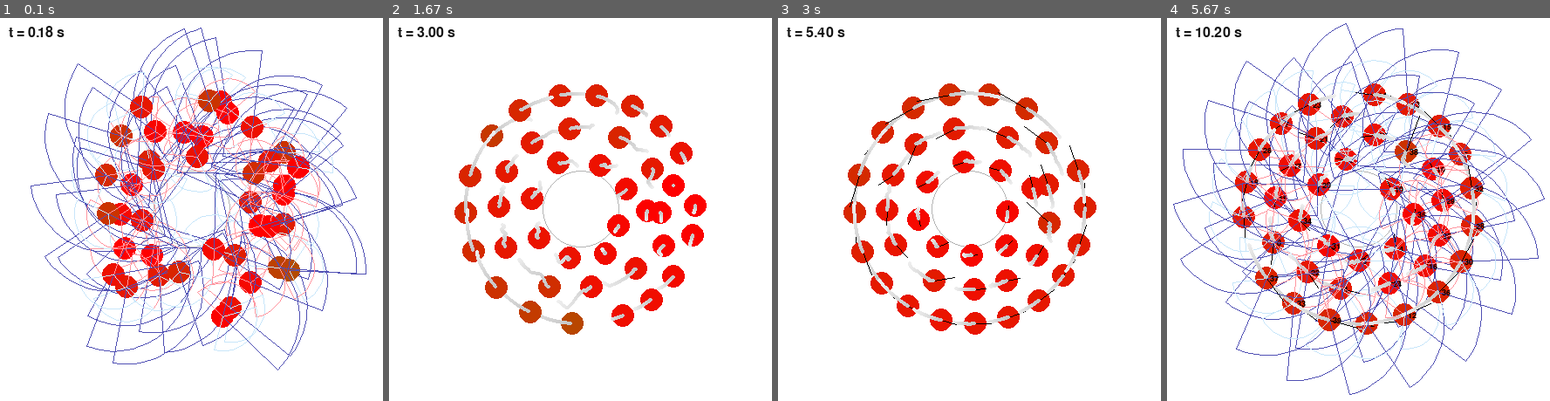
Above: before the commit, frames 1-4 (left to right).
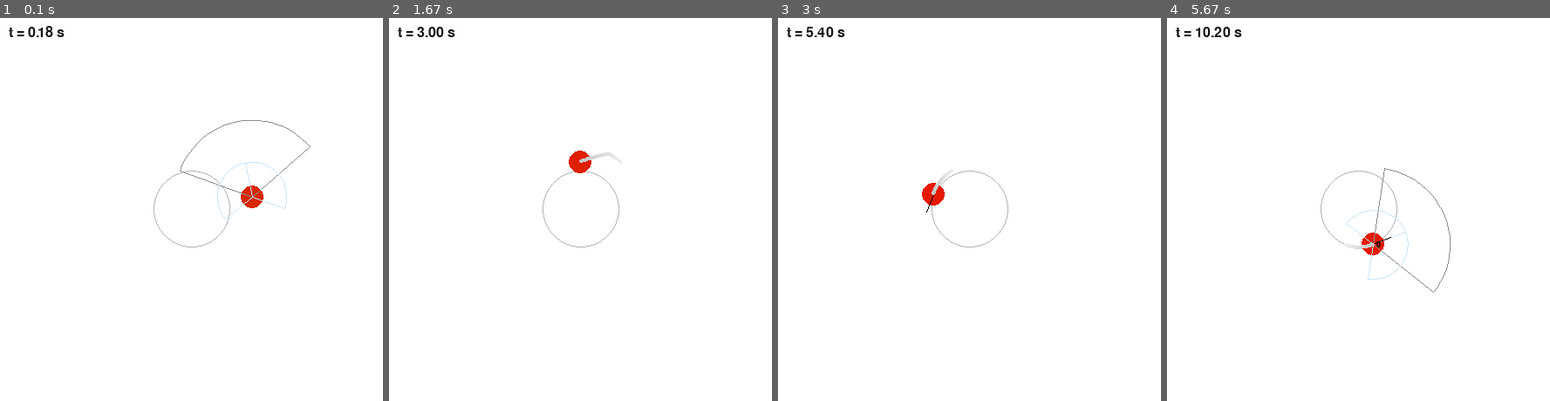
Above: after the commit, the same moments.

Repository: lliu12/crowd_flow
Game: pygame game, started from examples/run_circle_flow.py
The game is run twice, just before and just after one commit, with the same random seed, the same clock (stepped at 60 frames per second) and the same inputs.
Inputs:
- Up to frame 1 (0.1 s): no input
- Up to frame 2 (1.67 s): tap T at 0.33 s; tap C at 0.67 s
- Up to frame 3 (3 s): tap V at 2 s
- Up to frame 4 (5.67 s): tap I at 3.33 s; tap C at 4.67 s

The runs differ from the first frame. In frame 1, 18% of the frame differs, in the area x 7-96%, y 2-93%; in frame 2, 12%; in frame 3, 12%; in frame 4, 19%, in the area x 1-99%, y 1-99%.

Commit message:
match traffic logic to experiments

Diff:
--- a/crowd_sim/agents.py
+++ b/crowd_sim/agents.py
@@ -1,6 +1,7 @@
 # agents.py
 from collections import deque
 from dataclasses import dataclass, field
+import math
 from typing import Deque, Tuple, Optional
 
 
@@ -17,8 +18,7 @@
     vx: float
     vy: float
     desired_speed: float
-    dir_x: float  # direction unit vector x-component
-    dir_y: float  # direction unit vector y-component
+    heading: float  # radians CCW from +x
     orbit_cx: float = 0.0
     orbit_cy: float = 0.0
     orbit_radius: float = 0.0
@@ -39,5 +39,8 @@
     def velocity(self) -> Tuple[float, float]:
         return self.vx, self.vy
 
+    def direction(self) -> Tuple[float, float]:
+        return math.cos(self.heading), math.sin(self.heading)
+
     def speed(self) -> float:
         return (self.vx ** 2 + self.vy ** 2) ** 0.5
--- a/crowd_sim/behaviors.py
+++ b/crowd_sim/behaviors.py
@@ -1,10 +1,17 @@
 # behaviors.py
 
 import math
-from typing import List, Dict
+import numpy as np
+from typing import Dict, List, Optional, Tuple
 from .agents import Agent
 from .circle_traffic_agent import CircleTrafficAgent
-from typing import Optional, Tuple
+
+
+def heading_to_direction(heading: float) -> Tuple[float, float]:
+    return math.cos(heading), math.sin(heading)
+
+def direction_to_heading(vx: float, vy: float) -> float:
+    return math.atan2(vy, vx)
 
 
 def displacement_with_periodic(agent, nb,
@@ -31,14 +38,28 @@
     return dx, dy
 
 
-def is_neighbor_in_custom_cone(agent,
-                               nb,
-                               params: Dict,
-                               dir_x: float,
-                               dir_y: float,
-                               range_m: float,
-                               half_angle: float) -> Tuple[bool, Optional[float], float, float]:
-    """Check if nb is within a cone with explicit direction, range, and half-angle."""
+def is_neighbor_in_cone(agent,
+                        nb,
+                        params: Dict,
+                        heading: float,
+                        range_m: float,
+                        half_angle: float) -> Tuple[bool, Optional[float], float, float]:
+    """
+    Check whether nb lies within a symmetric sensing cone around heading.
+
+    Inputs:
+      - agent, nb: objects with x,y positions.
+      - params: may contain Lx, Ly, periodic_x, periodic_y for periodic boundaries.
+      - heading: agent heading in radians.
+      - range_m: maximum sensing distance.
+      - half_angle: half of the cone angle (radians) about heading.
+
+    Returns:
+      (in_cone, distance, dx, dy) where:
+        - in_cone: True if nb is inside the cone and within range, else False.
+        - distance: euclidean distance to nb (None if not in cone or at zero distance).
+        - dx, dy: displacement from agent to nb after applying periodic wrapping.
+    """
     Lx = params.get("Lx", None)
     Ly = params.get("Ly", None)
     periodic_x = params.get("periodic_x", False)
@@ -50,6 +71,7 @@
     if dist == 0.0 or dist > range_m:
         return False, None, dx, dy
 
+    dir_x, dir_y = heading_to_direction(heading)
     dot = dir_x * dx + dir_y * dy
     cos_angle = dot / dist
 
@@ -62,44 +84,21 @@
     return True, dist, dx, dy
 
 
-
-def is_neighbor_in_vision_cone(agent,
-                               nb,
-                               params: Dict,
-                               dir_x: float,
-                               dir_y: float) -> Tuple[bool, Optional[float]]:
-    """
-    Check if nb is within agent's vision cone.
-    Returns (in_cone, distance). Distance is None if not in cone.
-    """
-    R = params.get("sensing_radius", 3.0)
-    theta = params.get("sensing_half_angle", math.radians(60.0))
-    in_cone, dist, _, _ = is_neighbor_in_custom_cone(agent, nb, params, dir_x, dir_y, R, theta)
-    return in_cone, dist
-
-def circular_ccw_direction(agent: Agent, params: Dict) -> Tuple[float, float]:
-    """Return the unit tangent direction for counterclockwise motion."""
-    cx = getattr(agent, "orbit_cx", params.get("circle_center_x", 0.0))
-    cy = getattr(agent, "orbit_cy", params.get("circle_center_y", 0.0))
-
-    rx = agent.x - cx
-    ry = agent.y - cy
-    r = math.hypot(rx, ry)
-    if r == 0.0:
-        return 1.0, 0.0
-
-    return -ry / r, rx / r
-
+def circular_ccw_heading(agent: Agent, params: Dict) -> float:
+    """Return the tangent heading for counterclockwise motion."""
+    cx = agent.orbit_cx
+    cy = agent.orbit_cy
+    return math.atan2(agent.y - cy, agent.x - cx) + math.pi / 2.0
 
 
 def radial_restoring_velocity(agent: Agent, params: Dict) -> Tuple[float, float]:
     """Return a weak radial correction that keeps agents near the target orbit."""
-    cx = getattr(agent, "orbit_cx", params.get("circle_center_x", 0.0))
-    cy = getattr(agent, "orbit_cy", params.get("circle_center_y", 0.0))
-    target_r = getattr(agent, "target_radius", 0.0)
+    cx = agent.orbit_cx
+    cy = agent.orbit_cy
+    target_r = agent.target_radius
     if target_r == 0.0:
         target_r = getattr(agent, "orbit_radius", params.get("orbit_radius", 0.0))
-    k_r = params.get("radial_gain", 0.0)
+    k_r = params.get("radial_gain")
 
     rx = agent.x - cx
     ry = agent.y - cy
@@ -113,24 +112,29 @@
     return k_r * err * ux, k_r * err * uy
 
 
-def rotate_vector(x: float, y: float, angle: float) -> Tuple[float, float]:
-    c = math.cos(angle)
-    s = math.sin(angle)
-    return c * x - s * y, s * x + c * y
-
-
-
 def circular_orbit_behavior(agent: Agent,
                             neighbors: List,
                             params: Dict) -> None:
-    d_stop = params.get("d_stop", 0.15)
-    d_slow = params.get("d_slow", 0.4)
-
-    dir_x, dir_y = circular_ccw_direction(agent, params)
+    d_stop = params.get("d_stop")
+    d_slow = params.get("d_slow")
+
+    # heading = agent.heading
+    heading = circular_ccw_heading(agent, params)
+    dir_x, dir_y = heading_to_direction(heading)
+
+    vision_range = params.get("sensing_radius")
+    vision_half_angle = params.get("sensing_half_angle")
 
     nearest_d = None
     for nb in neighbors:
-        in_cone, dist = is_neighbor_in_vision_cone(agent, nb, params, dir_x, dir_y)
+        in_cone, dist, _, _ = is_neighbor_in_cone(
+            agent,
+            nb,
+            params,
+            heading,
+            vision_range,
+            vision_half_angle,
+        )
         if not in_cone:
             continue
 
@@ -153,11 +157,9 @@
 
     corr_vx, corr_vy = radial_restoring_velocity(agent, params)
 
-    agent.dir_x = dir_x
-    agent.dir_y = dir_y
+    agent.heading = heading
     agent.vx = speed * dir_x + corr_vx
     agent.vy = speed * dir_y + corr_vy
-
 
 
 def circular_passing_behavior(agent: Agent,
@@ -169,7 +171,9 @@
     target_gain = params.get("passing_target_gain", 2.0)
     dt = params.get("dt", 0.05)
 
-    dir_x, dir_y = circular_ccw_direction(agent, params)
+    heading = circular_ccw_heading(agent, params)
+    # heading = agent.heading
+    dir_x, dir_y = heading_to_direction(heading)
 
     base_radius = getattr(agent, "orbit_radius", params.get("orbit_radius", 0.0))
     current_target = getattr(agent, "target_radius", 0.0)
@@ -179,15 +183,17 @@
     nearest_d = None
     nearest_left_d = None
 
+    sensing_range = params.get("sensing_radius", 3.0)
+    sensing_half_angle = params.get("sensing_half_angle", math.radians(60.0))
+
     for nb in neighbors:
-        in_cone, dist, dx, dy = is_neighbor_in_custom_cone(
+        in_cone, dist, dx, dy = is_neighbor_in_cone(
             agent,
             nb,
             params,
-            dir_x,
-            dir_y,
-            params.get("sensing_radius", 3.0),
-            params.get("sensing_half_angle", math.radians(60.0)),
+            heading,
+            sensing_range,
+            sensing_half_angle,
         )
         if not in_cone:
             continue
@@ -229,10 +235,10 @@
 
     corr_vx, corr_vy = radial_restoring_velocity(agent, params)
 
-    agent.dir_x = dir_x
-    agent.dir_y = dir_y
     agent.vx = speed * dir_x + corr_vx
     agent.vy = speed * dir_y + corr_vy
+    # agent.heading = direction_to_heading(agent.vx, agent.vy)
+
 
 
 # Written to match implementation on the robots
@@ -243,10 +249,9 @@
     d_slow = params.get("d_slow", 0.4)
     dt = params.get("dt", 0.05)
     sim_time = params.get("sim_time", 0.0)
-    radius_target_gain = params.get("radius_target_gain", 4.0)
     forward_range = params.get("sensing_radius", 3.0)
     forward_half_angle = params.get("sensing_half_angle", math.radians(60.0))
-    side_range = params.get("side_sensing_radius", forward_range)
+    side_range = params.get("side_sensing_radius", 0)
     side_half_angle = params.get("side_sensing_half_angle", math.radians(45.0))
     side_heading_offset = params.get("side_heading_offset", math.pi / 3.0)
     lane_preference = params.get("lane_preference", "base")
@@ -262,9 +267,11 @@
     r_min = params.get("circle_radius_min", base_radius)
     r_max = params.get("circle_radius_max", base_radius)
 
-    dir_x, dir_y = circular_ccw_direction(agent, params)
-    left_dir_x, left_dir_y = rotate_vector(dir_x, dir_y, side_heading_offset)
-    right_dir_x, right_dir_y = rotate_vector(dir_x, dir_y, -side_heading_offset)
+    heading = circular_ccw_heading(agent, params)
+    # heading = agent.heading
+    dir_x, dir_y = heading_to_direction(heading)
+    left_heading = heading + side_heading_offset
+    right_heading = heading - side_heading_offset
 
     nearest_d = None
     nearest_angle = None
@@ -273,9 +280,10 @@
     nearest_right_d = None
     nearest_right_angle = None
 
+    # Detect neighbors in forward, left, and right cones and find nearest in each
     for nb in neighbors:
-        in_forward, forward_dist, dx, dy = is_neighbor_in_custom_cone(
-            agent, nb, params, dir_x, dir_y, forward_range, forward_half_angle
+        in_forward, forward_dist, dx, dy = is_neighbor_in_cone(
+            agent, nb, params, heading, forward_range, forward_half_angle
         )
         if in_forward:
             signed_angle = math.atan2(dir_x * dy - dir_y * dx, dir_x * dx + dir_y * dy)
@@ -283,8 +291,8 @@
                 nearest_d = forward_dist
                 nearest_angle = signed_angle
 
-        in_left, left_dist, left_dx, left_dy = is_neighbor_in_custom_cone(
-            agent, nb, params, left_dir_x, left_dir_y, side_range, side_half_angle
+        in_left, left_dist, left_dx, left_dy = is_neighbor_in_cone(
+            agent, nb, params, left_heading, side_range, side_half_angle
         )
         if in_left:
             left_signed_angle = math.atan2(dir_x * left_dy - dir_y * left_dx, dir_x * left_dx + dir_y * left_dy)
@@ -292,8 +300,8 @@
                 nearest_left_d = left_dist
                 nearest_left_angle = left_signed_angle
 
-        in_right, right_dist, right_dx, right_dy = is_neighbor_in_custom_cone(
-            agent, nb, params, right_dir_x, right_dir_y, side_range, side_half_angle
+        in_right, right_dist, right_dx, right_dy = is_neighbor_in_cone(
+            agent, nb, params, right_heading, side_range, side_half_angle
         )
         if in_right:
             right_signed_angle = math.atan2(dir_x * right_dy - dir_y * right_dx, dir_x * right_dx + dir_y * right_dy)
@@ -329,6 +337,7 @@
     target_tangential_speed = abs(omega) * current_radius
     current_speed = agent.speed()
 
+    # determine speed based on front cone distance to nearest
     if nearest_d is None:
         tangential_speed = target_tangential_speed
     elif nearest_d <= d_stop:
@@ -339,23 +348,33 @@
         t = (nearest_d - d_stop) / (d_slow - d_stop)
         tangential_speed = t * target_tangential_speed
 
-    desired_radius = max(r_min, min(r_max, base_radius))
+
+    # determine target radius
+    desired_radius = base_radius
+
     if isinstance(agent, CircleTrafficAgent):
         if lane_preference == "base":
             relevant_last_blocked = agent.last_blocked_left_time
             drift_back_allowed = (sim_time - relevant_last_blocked) > lane_return_delay
+            # initialize hold_radius once
             if agent.hold_radius is None:
                 agent.hold_radius = current_radius
             if drift_back_allowed:
-                desired_radius = max(current_radius - max_delta, min(base_radius, current_radius + max_delta))
-                desired_radius = max(r_min, min(r_max, desired_radius))
+                # limit change from current_radius
+                desired_radius = np.clip(base_radius,
+                                        current_radius - max_delta,
+                                        current_radius + max_delta)
             else:
-                desired_radius = max(r_min, min(r_max, agent.hold_radius))
+                desired_radius = agent.hold_radius
         elif lane_preference == "current":
-            desired_radius = max(r_min, min(r_max, current_radius))
+            desired_radius = current_radius
         else:
-            desired_radius = max(r_min, min(r_max, current_radius))
-
+            print("invalid lane preference argument")
+            desired_radius = current_radius
+    # clip to min and max permitted values
+    desired_radius = np.clip(desired_radius, r_min, r_max)
+
+    # determine whether passing is allowed
     approach_rate = None
     pass_allowed = True
     if isinstance(agent, CircleTrafficAgent) and nearest_d is not None and agent.last_min_dist is not None and dt > 0.0:
@@ -363,17 +382,16 @@
         if approach_rate < approach_rate_threshold and current_speed > 0.95 * target_tangential_speed:
             pass_allowed = False
 
+    # passing decision and target radius offset
     if agent.blocked or agent.left_blocked or agent.right_blocked:
         if agent.left_blocked and agent.right_blocked:
             side_sign = 0.0
         elif (not agent.left_blocked) and pass_allowed and right_side_active:
             side_sign = -1.0
-            if isinstance(agent, CircleTrafficAgent):
-                agent.hold_radius = None
+            agent.hold_radius = None
         elif (not agent.right_blocked) and pass_allowed and left_side_active:
             side_sign = 1.0
-            if isinstance(agent, CircleTrafficAgent):
-                agent.hold_radius = None
+            agent.hold_radius = None
         else:
             side_sign = 0.0
 
@@ -383,17 +401,17 @@
             elif side_sign > 0.0:
                 desired_radius = min(r_max, current_radius + max_delta)
 
-    alpha = min(1.0, radius_target_gain * dt)
-    current_target = current_target + alpha * (desired_radius - current_target)
-    agent.target_radius = current_target
+    agent.target_radius = desired_radius
 
     tangential_speed = min(tangential_speed, abs(omega) * current_radius) if tangential_speed > 0.0 else tangential_speed
     corr_vx, corr_vy = radial_restoring_velocity(agent, params)
 
-    agent.dir_x = dir_x
-    agent.dir_y = dir_y
+    agent.heading = heading
     agent.vx = tangential_speed * dir_x + corr_vx
     agent.vy = tangential_speed * dir_y + corr_vy
+    # agent.heading = direction_to_heading(agent.vx, agent.vy)
+    # print(agent.heading, circular_ccw_heading(agent, params))
+
 
     if isinstance(agent, CircleTrafficAgent):
         agent.last_min_dist = nearest_d
@@ -406,26 +424,26 @@
 def simple_unidirectional_behavior(agent,
                                    neighbors: List,
                                    params: Dict) -> None:
-    R = params.get("sensing_radius", 3.0)  # still used? can be removed if only in helper
     d_stop = params.get("d_stop", 0.5)
     d_slow = params.get("d_slow", 1.5)
     v0 = agent.desired_speed
 
-    dir_x = agent.dir_x
-    dir_y = agent.dir_y
-
-    # Normalize direction just in case
-    norm = math.hypot(dir_x, dir_y)
-    if norm == 0.0:
-        dir_x, dir_y = 1.0, 0.0
-        norm = 1.0
-    dir_x /= norm
-    dir_y /= norm
+    dir_x, dir_y = heading_to_direction(agent.heading)
+
+    vision_range = params.get("sensing_radius", 3.0)
+    vision_half_angle = params.get("sensing_half_angle", math.radians(60.0))
 
     nearest_d = None
 
     for nb in neighbors:
-        in_cone, dist = is_neighbor_in_vision_cone(agent, nb, params, dir_x, dir_y)
+        in_cone, dist, _, _ = is_neighbor_in_cone(
+            agent,
+            nb,
+            params,
+            agent.heading,
+            vision_range,
+            vision_half_angle,
+        )
         if not in_cone:
             continue
 
@@ -444,34 +462,36 @@
             t = (nearest_d - d_stop) / (d_slow - d_stop)
             speed = t * v0
 
+    agent.blocked = nearest_d is not None
     agent.vx = speed * dir_x
     agent.vy = speed * dir_y
+
 
 # these agents move forward at their desired speed until a neighbor is detected
 # then they slow their horizontal speed down at a linear rate but also begin moving to the side
 def simple_passing_behavior(agent,
-                                   neighbors: List,
-                                   params: Dict) -> None:
-    R = params.get("sensing_radius", 3.0)  # still used? can be removed if only in helper
+                            neighbors: List,
+                            params: Dict) -> None:
     d_stop = params.get("d_stop", 0.5)
     d_slow = params.get("d_slow", 1.5)
     v0 = agent.desired_speed
 
-    dir_x = agent.dir_x
-    dir_y = agent.dir_y
-
-    # Normalize direction just in case
-    norm = math.hypot(dir_x, dir_y)
-    if norm == 0.0:
-        dir_x, dir_y = 1.0, 0.0
-        norm = 1.0
-    dir_x /= norm
-    dir_y /= norm
+    dir_x, dir_y = heading_to_direction(agent.heading)
+
+    vision_range = params.get("sensing_radius", 3.0)
+    vision_half_angle = params.get("sensing_half_angle", math.radians(60.0))
 
     nearest_d = None
 
     for nb in neighbors:
-        in_cone, dist = is_neighbor_in_vision_cone(agent, nb, params, dir_x, dir_y)
+        in_cone, dist, _, _ = is_neighbor_in_cone(
+            agent,
+            nb,
+            params,
+            agent.heading,
+            vision_range,
+            vision_half_angle,
+        )
         if not in_cone:
             continue
 
@@ -481,20 +501,19 @@
     # Decide speed
     if nearest_d is None:
         speed = v0
+        y_speed = 0.0
     else:
         if nearest_d <= d_stop:
             speed = 0.0
-
             y_speed = v0 / 10
         elif nearest_d >= d_slow:
             speed = v0
-
-            y_speed = 0
+            y_speed = 0.0
         else:
             t = (nearest_d - d_stop) / (d_slow - d_stop)
             speed = t * v0
-
             y_speed = v0 / 10
 
+    agent.blocked = nearest_d is not None
     agent.vx = speed * dir_x
-    agent.vy = y_speed # speed * dir_y
+    agent.vy = y_speed  # speed * dir_y
--- a/crowd_sim/visualization/pygame_view.py
+++ b/crowd_sim/visualization/pygame_view.py
@@ -37,7 +37,7 @@
         self.clock = pygame.time.Clock()
         self.fps_cap = fps_cap
         self.sensing_half_angle = sensing_half_angle
-        self.side_sensing_radius = side_sensing_radius if side_sensing_radius is not None else sensing_radius
+        self.side_sensing_radius = side_sensing_radius if side_sensing_radius is not None else 0
         self.side_sensing_half_angle = side_sensing_half_angle
         self.side_heading_offset = side_heading_offset
         self.orbit_center = orbit_center
@@ -166,20 +166,11 @@
             pygame.draw.circle(self.screen, color, (sx, sy), self.agent_radius_px)
 
             if self.show_cones:
-                dir_x = a.dir_x
-                dir_y = a.dir_y
-                norm = math.hypot(dir_x, dir_y)
-                if norm == 0.0:
-                    dir_x, dir_y = 1.0, 0.0
-                    norm = 1.0
-                dir_x /= norm
-                dir_y /= norm
-
-                angle = math.atan2(dir_y, dir_x)
+                angle = a.heading
                 left_angle = angle + self.side_heading_offset
                 right_angle = angle - self.side_heading_offset
 
-                forward_color = (120, 120, 120) if not getattr(a, "blocked", False) else (80, 80, 180)
+                forward_color = (140, 140, 140) if not getattr(a, "blocked", False) else (140, 60, 60)
                 side_clear_color =  (200, 230, 250) # (250, 230, 200)
                 side_blocked_color = (255, 150, 160) #  (160, 150, 255)
                 left_color = side_clear_color if not getattr(a, "left_blocked", False) else side_blocked_color
--- a/examples/run_circle_flow.py
+++ b/examples/run_circle_flow.py
@@ -12,7 +12,7 @@
 
 from crowd_sim.behaviors import circular_robotics_behavior
 from crowd_sim.circle_traffic_agent import CircleTrafficAgent
-from crowd_sim.environment import Walkway, PeriodicBoundary2D
+from crowd_sim.environment import Walkway, PeriodicBoundary2D, OpenBoundaryWithOverflow2D
 from crowd_sim.simulation import Simulation
 from crowd_sim.visualization.pygame_view import PygameViewer
 
@@ -77,8 +77,7 @@
             target_speed_std=target_speed_std,
         )
 
-        dir_x = -math.sin(theta)
-        dir_y = math.cos(theta)
+        heading = theta + math.pi / 2.0
         initial_tangential_speed = initial_radius * angular_speed
 
         agents.append(
@@ -86,11 +85,10 @@
                 id=i,
                 x=x,
                 y=y,
-                vx=initial_tangential_speed * dir_x,
-                vy=initial_tangential_speed * dir_y,
+                vx=initial_tangential_speed * math.cos(heading),
+                vy=initial_tangential_speed * math.sin(heading),
                 desired_speed=initial_tangential_speed,
-                dir_x=dir_x,
-                dir_y=dir_y,
+                heading=heading,
                 orbit_cx=center_x,
                 orbit_cy=center_y,
                 orbit_radius=radius,
@@ -105,12 +103,12 @@
 
 def main():
     walkway = Walkway(WALKWAY_LENGTH, WALKWAY_LENGTH)
-    boundary = PeriodicBoundary2D(walkway)
+    boundary = OpenBoundaryWithOverflow2D(walkway)
 
     dt = 0.03
     sim_time = 300.0
     sensing_radius = 0.4
-    num_agents = 40
+    num_agents = 1
     circle_radius = 0.2
     circle_radius_min = 0.2
     circle_radius_max = 0.6
@@ -132,13 +130,12 @@
         "circle_center_x": CIRCLE_CENTER_X,
         "circle_center_y": CIRCLE_CENTER_Y,
         "orbit_radius": circle_radius,
-        "radial_gain": 2.0,
+        "radial_gain": 1.0,
         "side_sensing_radius": 0.18,
         "side_sensing_half_angle": math.pi / 3.0,
         "side_heading_offset": math.pi / 3.0,
         "circle_radius_min": circle_radius_min,
         "circle_radius_max": circle_radius_max,
-        "radius_target_gain": 4.0,
         "lane_preference": lane_preference,
         "lane_return_delay": 2.0,
         "approach_rate_threshold": 0.0,
--- a/examples/run_simple.py
+++ b/examples/run_simple.py
@@ -1,4 +1,5 @@
 # examples/run_simple.py
+import math
 import os
 import sys
 import random
@@ -41,10 +42,10 @@
         else:
             spd = random.gauss(desired_speed_mean, desired_speed_std)
 
-        # initial direction: +x
-        dir_x, dir_y = 1.0, 0.0
-        vx = spd * dir_x
-        vy = spd * dir_y
+        # initial heading: +x
+        heading = 0.0
+        vx = spd * math.cos(heading)
+        vy = spd * math.sin(heading)
 
         a = Agent(
             id=i,
@@ -53,8 +54,7 @@
             vx=vx,
             vy=vy,
             desired_speed=spd,
-            dir_x=dir_x,
-            dir_y=dir_y,
+            heading=heading,
         )
         agents.append(a)
 
@@ -69,7 +69,7 @@
 
     dt = 0.05  # s
     sensing_radius = 3.0  # m
-    num_agents = 30
+    num_agents = 3
 
     # all agents have the same desired speed
     desired_speed_mean = 1.4  # m/s
--- a/examples/run_with_logging.py
+++ b/examples/run_with_logging.py
@@ -1,4 +1,5 @@
 # examples/run_with_logging.py
+import math
 import os
 import sys
 import random
@@ -42,10 +43,10 @@
         else:
             spd = random.gauss(desired_speed_mean, desired_speed_std)
 
-        # initial direction: +x
-        dir_x, dir_y = 1.0, 0.0
-        vx = spd * dir_x
-        vy = spd * dir_y
+        # initial heading: +x
+        heading = 0.0
+        vx = spd * math.cos(heading)
+        vy = spd * math.sin(heading)
 
         a = Agent(
             id=i,
@@ -54,8 +55,7 @@
             vx=vx,
             vy=vy,
             desired_speed=spd,
-            dir_x=dir_x,
-            dir_y=dir_y,
+            heading=heading,
         )
         agents.append(a)
 
--- a/examples/try_simple_passing.py
+++ b/examples/try_simple_passing.py
@@ -1,4 +1,5 @@
 # examples/run_simple.py
+import math
 import os
 import sys
 import random
@@ -42,10 +43,10 @@
         else:
             spd = random.gauss(desired_speed_mean, desired_speed_std)
 
-        # initial direction: +x
-        dir_x, dir_y = 1.0, 0.0
-        vx = spd * dir_x
-        vy = spd * dir_y
+        # initial heading: +x
+        heading = 0.0
+        vx = spd * math.cos(heading)
+        vy = spd * math.sin(heading)
 
         a = Agent(
             id=i,
@@ -54,8 +55,7 @@
             vx=vx,
             vy=vy,
             desired_speed=spd,
-            dir_x=dir_x,
-            dir_y=dir_y,
+            heading=heading,
         )
         agents.append(a)
 
@@ -69,8 +69,8 @@
     walkway = Walkway(Lx, Ly)
 
     dt = 0.05  # s
-    sensing_radius = 3.0  # m
-    num_agents = 30
+    sensing_radius = 1.0  # m
+    num_agents = 5
 
     # all agents have the same desired speed
     desired_speed_mean = 1.4  # m/s
